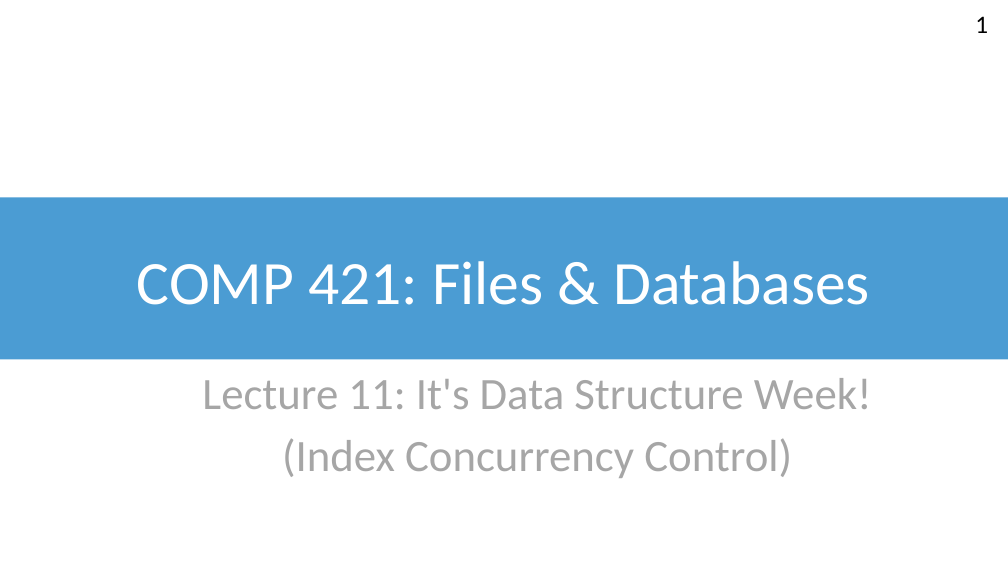
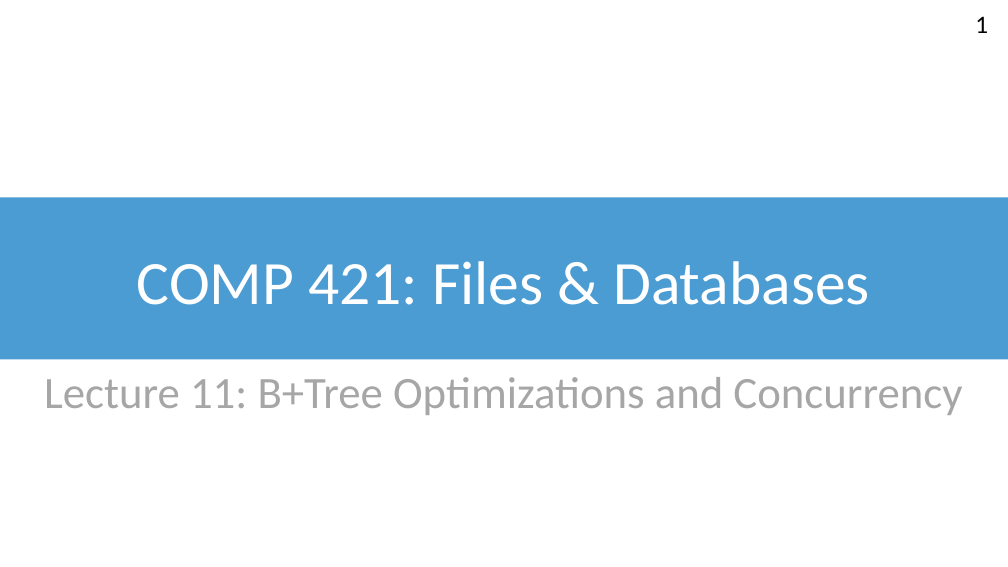
Before and after one commit to bsb20/bsb20.github.io, a slide deck: slide 1 of docs/421_f26/lectures/L08_concurrent_b_plus.pptx. Drawn at 1008x567 pixels with LibreOffice and Linux fonts; fonts in the diff are those of the drawing; background and template pictures are left out. Boxes give left, top, right and bottom in pixels: in the first picture for what was removed or moved away, otherwise in the second. Text is boxed around its words. In the diff, an @@ line names an element or a change of style, - is before the commit and + after.

```diff
--- a/docs/421_f26/lectures/L08_concurrent_b_plus.pptx
+++ b/docs/421_f26/lectures/L08_concurrent_b_plus.pptx
@@ text at box(44, 377, 962, 415): text changed @@
-Lecture 11: It's Data Structure Week!
-(Index Concurrency Control)
+Lecture 11: B+Tree Optimizations and Concurrency
```
Also in this commit, not shown: 14 other slides changed, 25 slides added, 1 slide removed, 1 other file.
